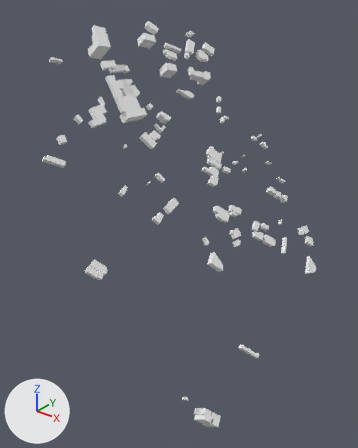
Before and after pictures for a commit that changed the glTF model foss4g-2025/public/premade-output/tileset/buildings/data/RC130.glb.
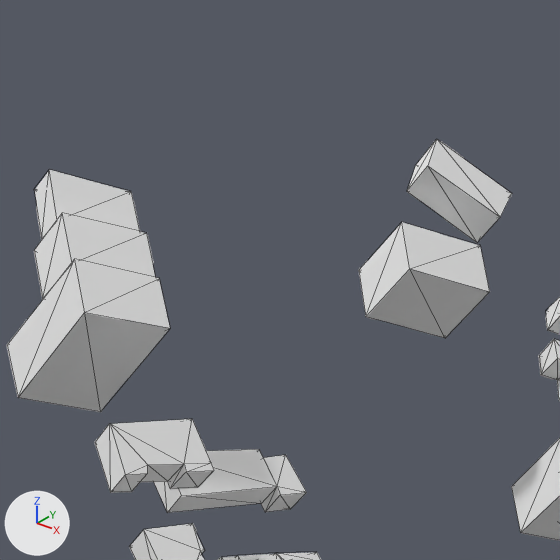
Each version is shown whole from a 50 mm camera at (-5088239.0, 464872.0, -3803879.0) aimed at (-5088701.0, 465450.0, -3804237.0), then close up on the part from 24% to 46% of the width and 0% to 18% of the height. The lights are fixed; the arrows at lower left show +X, +Y and +Z. The close-ups show mesh edges as thin lines. Where no turn or scale is listed for an object, it has been applied to the vertices. Vertices at the same position are counted once.

The scene before the commit, as lines of its bpy script (objects in view):
```python
me_mesh_0 = bpy.data.meshes.new('Mesh_0')
me_mesh_0.from_pydata(...)  # 1268 vertices, 2148 faces; spans x -181.0..191.0, y -254.0..253.0, z -251.0..257.0
me_mesh_0.materials.append(mat_color_material)
ob_node = bpy.data.objects.new('node', me_mesh_0)
ob_node.location = (-5088697.0, 465484.4, -3804195.0)
```
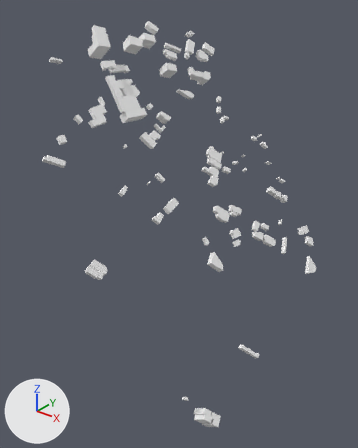
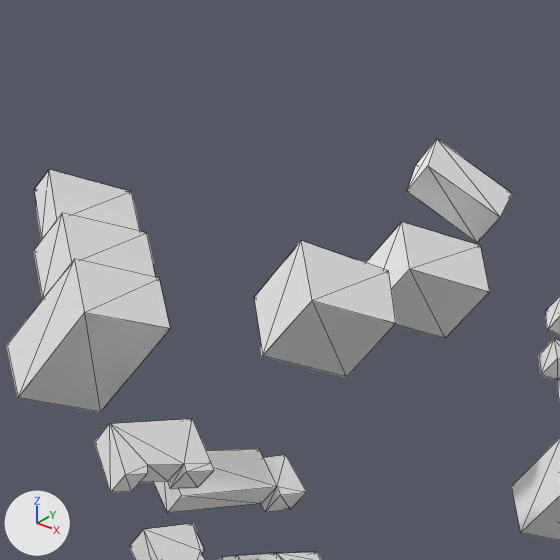
Boxes (x1, y1, x2, y2) around the edits, measured in the close-ups (560 x 560 px):
part 1 of me_mesh_0, added: after (254, 241, 396, 378)

Patch to the scene script:
```diff
--- a/foss4g-2025/public/premade-output/tileset/buildings/data/RC130.glb.py
+++ b/foss4g-2025/public/premade-output/tileset/buildings/data/RC130.glb.py
@@ me_mesh_0 @@
 me_mesh_0.from_pydata(...)  # 1268 vertices, 2148 faces; spans x -181.0..191.0, y -254.0..253.0, z -251.0..257.0
 # used by ob_node; location = (-5088697.0, 465484.4, -3804195.0)
+# me_mesh_0 part 1: the loose piece of 8 vertices spanning x -181.0..-151.0, y 62.0..91.0, z 211.0..240.0 is copied, and the copy is scaled about its middle by (1.14, 1.02, 1.14), then moved by (-2.0, -34.0, -5.0); it spans x -185.0..-151.0, y 28.0..57.0, z 205.0..237.0
 me_mesh_0.materials.append(mat_color_material)
```
